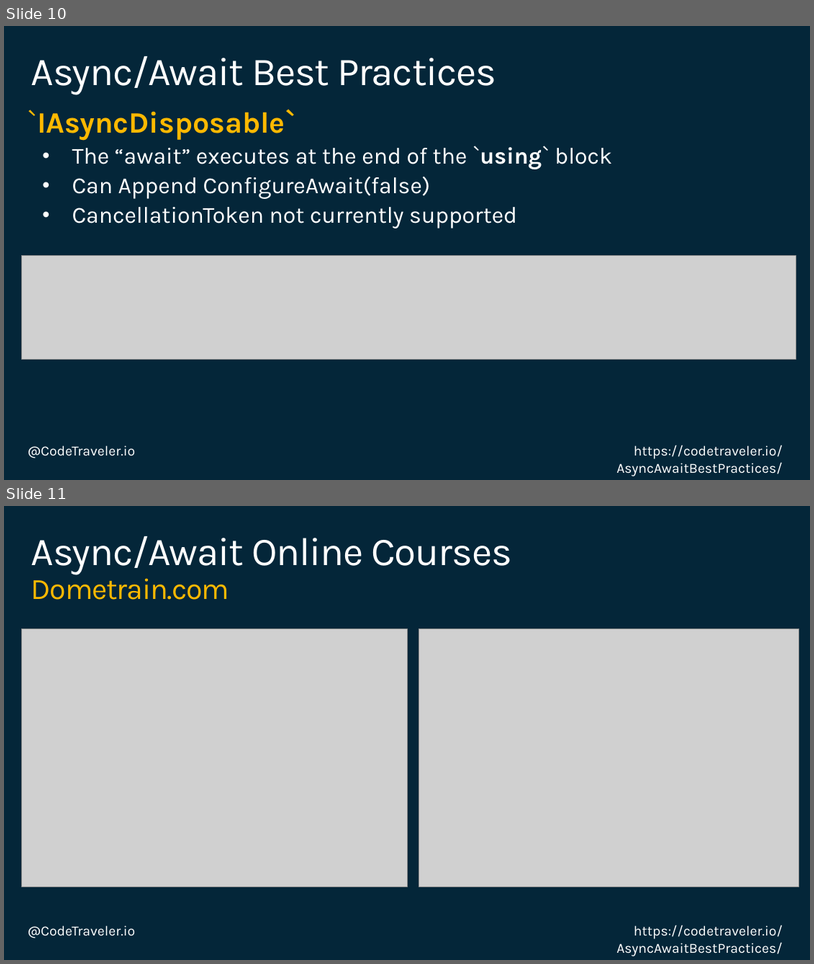
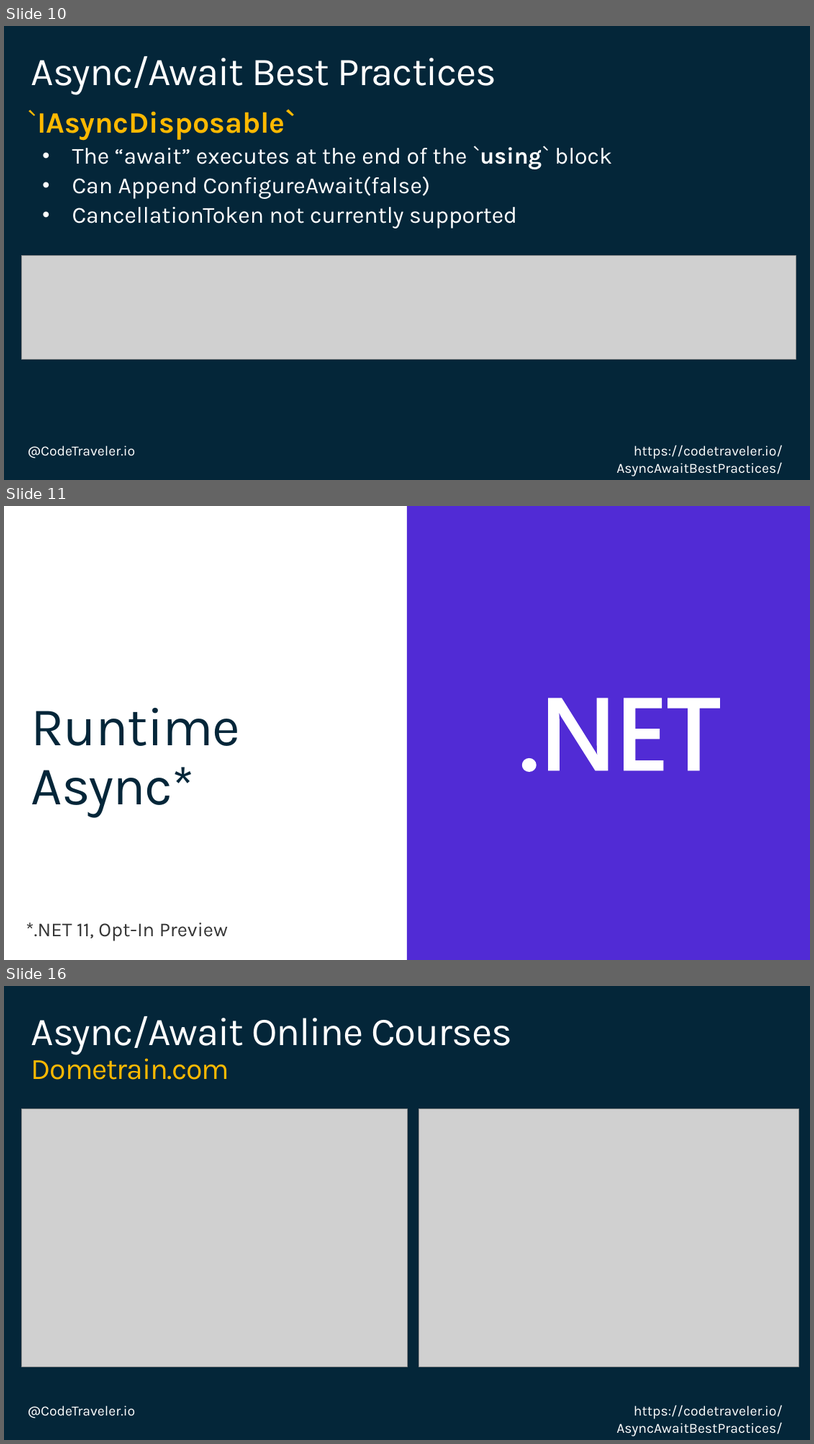
Before and after one commit to TheCodeTraveler/BecomeAnExpertWithAsyncAwait, a slide deck: 2. Correcting Common Async Await Mistakes/AsyncAwaitBestPractices.pptx. Shown one above the other, each under a label of ours: slides 10 and 11 before the commit, slides 10, 11 and 16 after it; the slides between them are not shown. The pictures are 814x964 and 814x1444 pixels, drawn with LibreOffice and Linux fonts; fonts in the diff are those of the drawing; grey boxes stand for pictures; background and template pictures are left out. Boxes give left, top, right and bottom in pixels: in the first picture for what was removed or moved away, otherwise in the second. Text is boxed around its words. In the diff, an @@ line names an element or a change of style, - is before the commit and + after.

Commit message:
Add Runtime Async

```diff
--- a/2. Correcting Common Async Await Mistakes/AsyncAwaitBestPractices.pptx
+++ b/2. Correcting Common Async Await Mistakes/AsyncAwaitBestPractices.pptx
@@ slide 11 added at (x1=4, y1=506, x2=810, y2=960), background #FFFFFF @@
@@ rectangle added at (x1=407, y1=506, x2=810, y2=960), fill #512BD5 @@
@@ freeform shape added at (x1=548, y1=698, x2=608, y2=771), fill #FFFFFF @@
@@ freeform shape added at (x1=624, y1=698, x2=664, y2=771), fill #FFFFFF @@
@@ freeform shape added at (x1=668, y1=698, x2=720, y2=771), fill #FFFFFF @@
@@ title added at (x1=31, y1=708, x2=241, y2=816), 66 pt, text #042639 @@
+Runtime Async*
@@ freeform shape added at (x1=522, y1=758, x2=537, y2=772), fill #FFFFFF @@
@@ text added at (x1=26, y1=922, x2=228, y2=941), 24 pt, text #353535 @@
+    *.NET 11, Opt-In Preview
@@ what was slide 11 is now slide 16 @@
```
Also in this commit, not shown: 4 other slides added.
